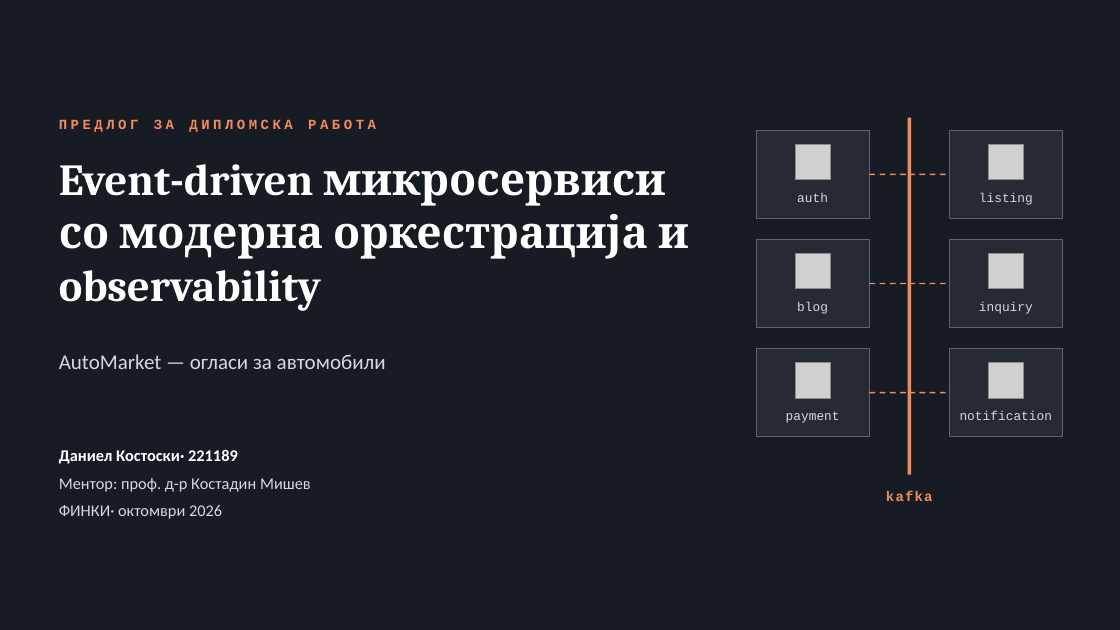
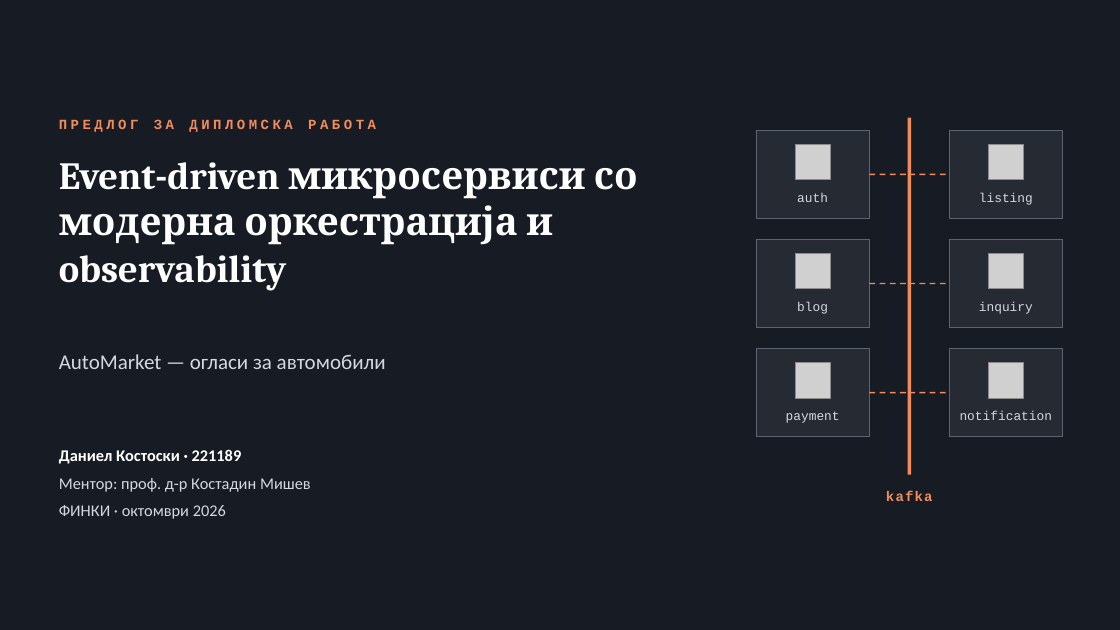
Before and after one commit to Dkostoski30/automarket2-be, a slide deck: slide 1 of docs/predlog.pptx. Drawn at 1120x630 pixels with LibreOffice and Linux fonts; fonts in the diff are those of the drawing; grey boxes stand for pictures. Boxes give left, top, right and bottom in pixels: in the first picture for what was removed or moved away, otherwise in the second. Text is boxed around its words. In the diff, an @@ line names an element or a change of style, - is before the commit and + after.

```diff
--- a/docs/predlog.pptx
+++ b/docs/predlog.pptx
@@ title "Event-driven микросервиси со модерна оркестрација ..." at [59, 162, 638, 291]: size 38 to 33 pt @@
@@ text at [59, 449, 242, 464]: spaces changed @@
-Даниел Костоски· 221189
+Даниел Костоски · 221189
@@ text at [59, 505, 226, 519]: spaces changed @@
-ФИНКИ· октомври 2026
+ФИНКИ · октомври 2026
```
Also in this commit, not shown: 2 slides added, 2 slides removed, 1 other file.
